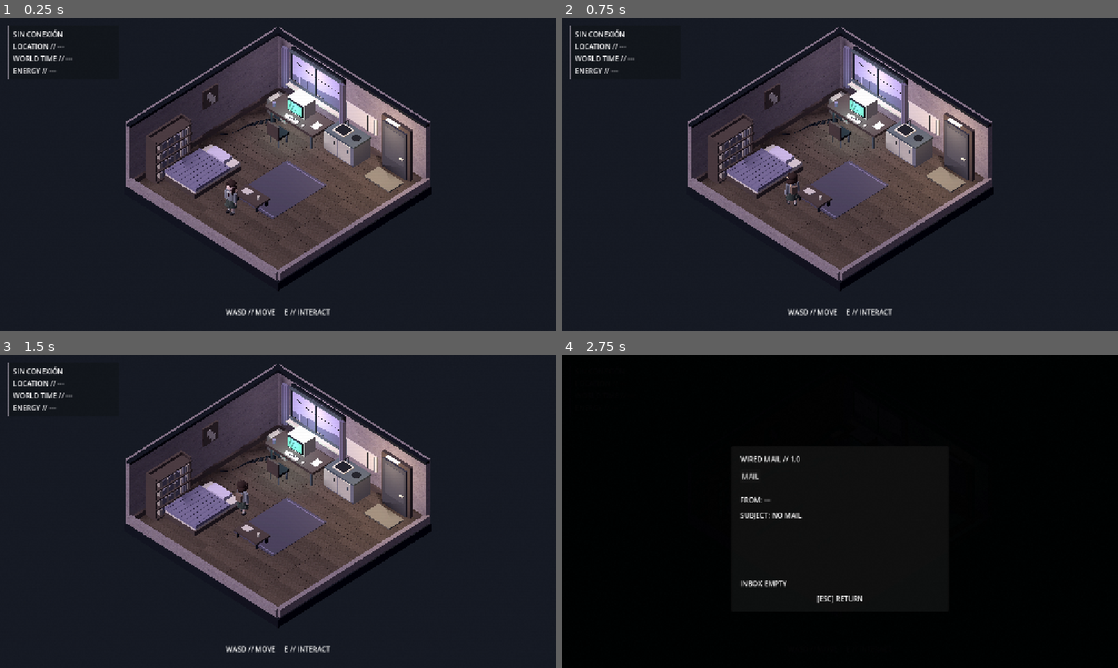
Above: before the commit, frames 1-4 (two rows, left to right).
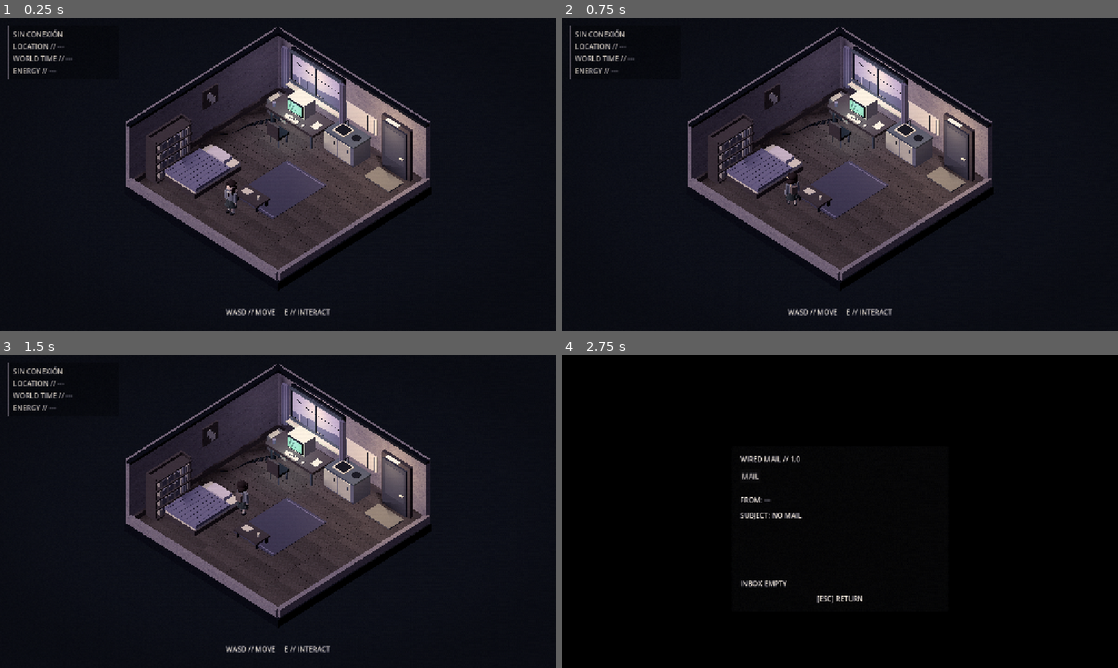
Above: after the commit, the same moments.

Repository: webtilians/lain
Game: Godot game, scene res://scenes/apartment/ApartmentIso.tscn
Two runs of this game, one before a commit and one after it. Both use one fixed random seed, a clock stepped at 60 frames per second and the inputs below. This scene is started directly instead of the project's main scene.
Inputs (mouse positions are in pixels of both pictures, inside the frame that each line leads up to):
- Up to frame 1 (0.25 s): no input
- Up to frame 2 (0.75 s): tap Enter at 0.5 s; move the mouse to (812, 237) at 0.52 s; hold W (move_forward) from 0.53 s (still down); hold E (interact) from 0.53 s (still down)
- Up to frame 3 (1.5 s): keep holding W (move_forward); move the mouse to (444, 558) at 1.27 s; release E (interact) at 1.28 s; tap E (interact) at 1.35 s
- Up to frame 4 (2.75 s): move the mouse to (673, 464) at 2.02 s; release W (move_forward) at 2.03 s; hold A (move_left) from 2.03 s (still down); hold E (interact) from 2.03 s (still down)

The runs differ from the first frame. In frame 1, 1.7% of the frame differs, in the area x 1-74%, y 2-96%; in frame 2, 1.7%; in frame 3, 1.7%, in the area x 1-73%, y 2-96%; in frame 4, less than 0.1%.

Commit message:
feat(visual): replace CRT-heavy grade with muted painterly artbook post-process

Diff:
--- a/client/shaders/crt.gdshader
+++ b/client/shaders/crt.gdshader
@@ -1,26 +1,49 @@
 shader_type canvas_item;
 
-uniform sampler2D screen_texture : hint_screen_texture, filter_nearest;
-uniform float scanline_strength = 0.10;
-uniform float noise_strength = 0.018;
-uniform float color_levels = 32.0;
+uniform sampler2D screen_texture : hint_screen_texture, filter_linear;
+uniform float scanline_strength = 0.012;
+uniform float noise_strength = 0.012;
+uniform float color_levels = 96.0;
+uniform float saturation = 0.68;
+uniform float contrast = 1.08;
+uniform float brightness = 0.96;
+uniform float vignette_strength = 0.20;
+uniform vec3 shadow_tint = vec3(0.91, 0.89, 1.00);
+uniform vec3 highlight_tint = vec3(1.00, 0.96, 0.90);
+uniform float paper_grain = 0.018;
 
-float random_noise(vec2 uv) {
-	return fract(
-		sin(dot(uv, vec2(12.9898, 78.233)))
-		* 43758.5453
-	);
+float hash21(vec2 p) {
+	p = fract(p * vec2(123.34, 345.45));
+	p += dot(p, p + 34.345);
+	return fract(p.x * p.y);
 }
 
 void fragment() {
 	vec2 uv = SCREEN_UV;
 	vec3 color = texture(screen_texture, uv).rgb;
-	color = floor(color * color_levels) / color_levels;
 
-	float scanline = sin(uv.y * 360.0 * 3.14159265) * 0.5 + 0.5;
+	float luma = dot(color, vec3(0.2126, 0.7152, 0.0722));
+	color = mix(vec3(luma), color, saturation);
+	color = (color - 0.5) * contrast + 0.5;
+	color *= brightness;
+
+	float split = smoothstep(0.24, 0.78, luma);
+	color *= mix(shadow_tint, highlight_tint, split);
+
+	float coarse = hash21(floor(uv * vec2(640.0, 360.0)) + floor(TIME * 12.0));
+	float fine = hash21(uv * vec2(1733.0, 941.0) + TIME * 0.7);
+	color += (coarse - 0.5) * noise_strength;
+	color += (fine - 0.5) * paper_grain;
+
+	float levels = max(color_levels, 8.0);
+	color = floor(max(color, vec3(0.0)) * levels) / levels;
+
+	float scanline = sin(uv.y * 720.0 * 3.14159265) * 0.5 + 0.5;
 	color *= 1.0 - scanline * scanline_strength;
 
-	float noise = random_noise(uv + TIME) - 0.5;
-	color += noise * noise_strength;
-	COLOR = vec4(color, 1.0);
+	vec2 centered = uv * 2.0 - 1.0;
+	float vignette = smoothstep(0.45, 1.35, dot(centered, centered));
+	color *= 1.0 - vignette * vignette_strength;
+
+	COLOR = vec4(clamp(color, 0.0, 1.0), 1.0);
 }
